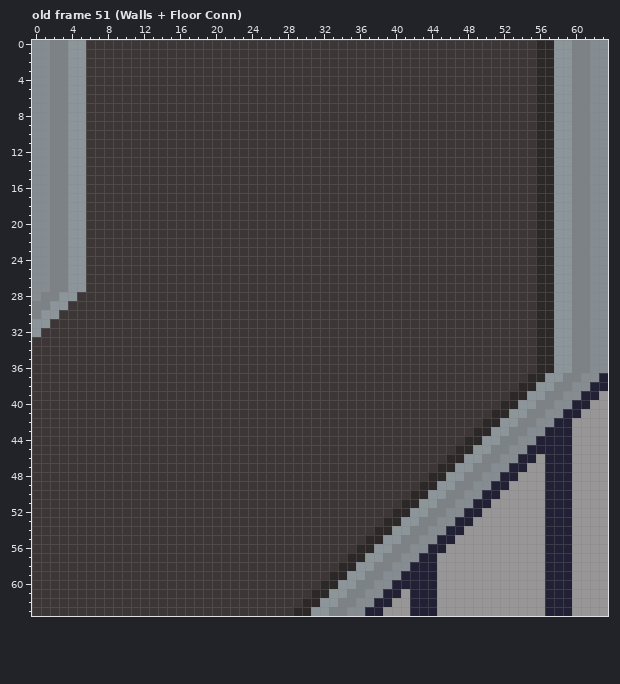
File history of a pixel-art file, assets/aseprite/Space-station-placeholder.aseprite. This is how it looked before the edit.
64x64 pixels, 97 frames. Colours within 5 levels of each other are drawn and written as one. Shown: old frame 51 (Walls + Floor Conn). The commit also changed other frames, which this record leaves out.
The same view after the edit:
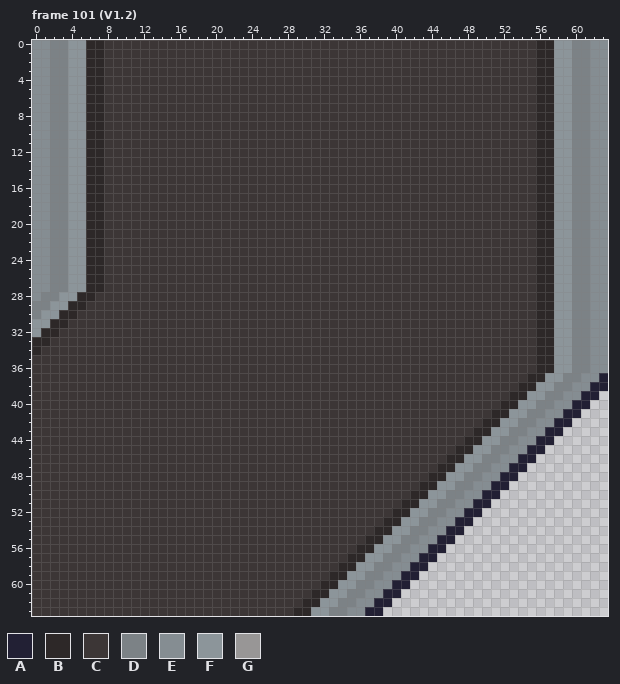
Palette (. is transparent): A #222034  B #2d2828  C #3c3636  D #7c8286  E #858d92  F #8c959a  G #989696
A new or re-ordered frame is compared with the old frame closest to it.
From the commit log: ADD extra space-station tile varieties
Edits made:
frames 97 -> 105
Changed rows in their new state; - is an unchanged pixel.
Frame 101 (V1.2) is new; against old frame 51 (Walls + Floor Conn):
first column x 0:
 0 ------BB
 1 ------BB
 2 ------BB
 3 ------BB
 4 ------BB
 5 ------BB
 6 ------BB
 7 ------BB
 8 ------BB
 9 ------BB
10 ------BB
11 ------BB
12 ------BB
13 ------BB
14 ------BB
15 ------BB
16 ------BB
17 ------BB
18 ------BB
19 ------BB
20 ------BB
21 ------BB
22 ------BB
23 ------BB
24 ------BB
25 ------BB
26 ------BB
27 ------BB
28 -----BB-
29 ----BB--
30 ---BB---
31 --BB----
32 -BB-----
33 BB------
34 B-------
first column x 39:
39 ------------------------.
40 -----------------------..
41 ----------------------...
42 ---------------------....
43 --------------------.....
44 -------------------......
45 ------------------.......
46 -----------------........
47 ----------------.........
48 ---------------..........
49 --------------...........
50 -------------............
51 ------------.............
52 -----------..............
53 ----------...............
54 ---------................
55 --------.................
56 -------..................
57 ------...................
58 -----....................
59 ----.....................
60 ---......................
61 --.......................
62 -........................
63 .........................
